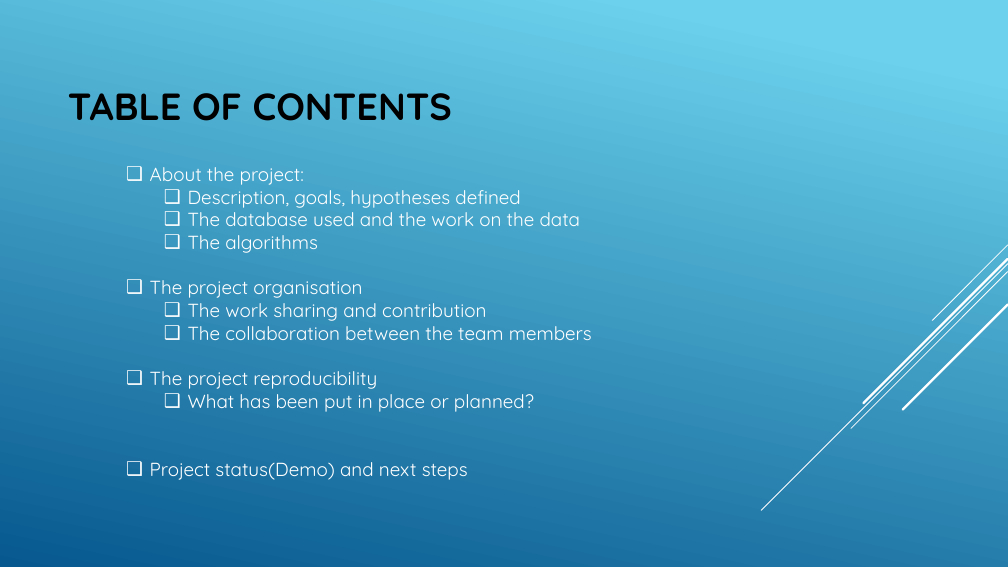
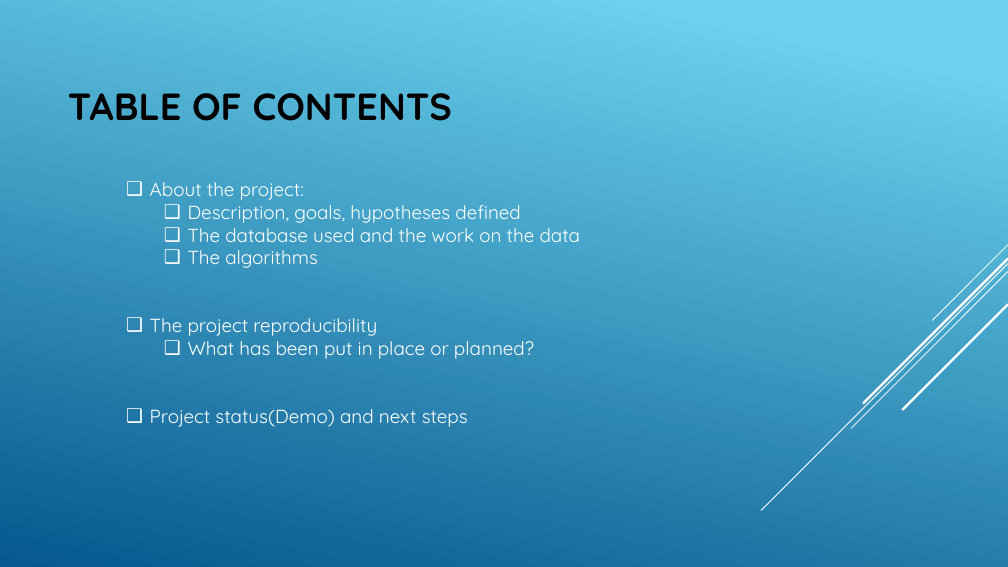
Before and after one commit to CherubiniArt/mini_project_m05, a slide deck: slide 2 of doc/project_status_21_09_2020.pptx. Drawn at 1008x567 pixels with LibreOffice and Linux fonts; fonts in the diff are those of the drawing. Boxes give left, top, right and bottom in pixels: in the first picture for what was removed or moved away, otherwise in the second. Text is boxed around its words. In the diff, an @@ line names an element or a change of style, - is before the commit and + after.

```diff
--- a/doc/project_status_21_09_2020.pptx
+++ b/doc/project_status_21_09_2020.pptx
@@ text "About the project:": place and size @@
-text "About the project:" at [150, 167, 592, 480]
+text "About the project:" at [150, 182, 581, 427]
@@ text at [150, 280, 592, 340]: paragraphs removed @@
-❑ The project organisation
-  ❑ The work sharing and contribution
-  ❑ The collaboration between the team members
```
Also in this commit, not shown: 3 other slides changed, 4 slides removed.
